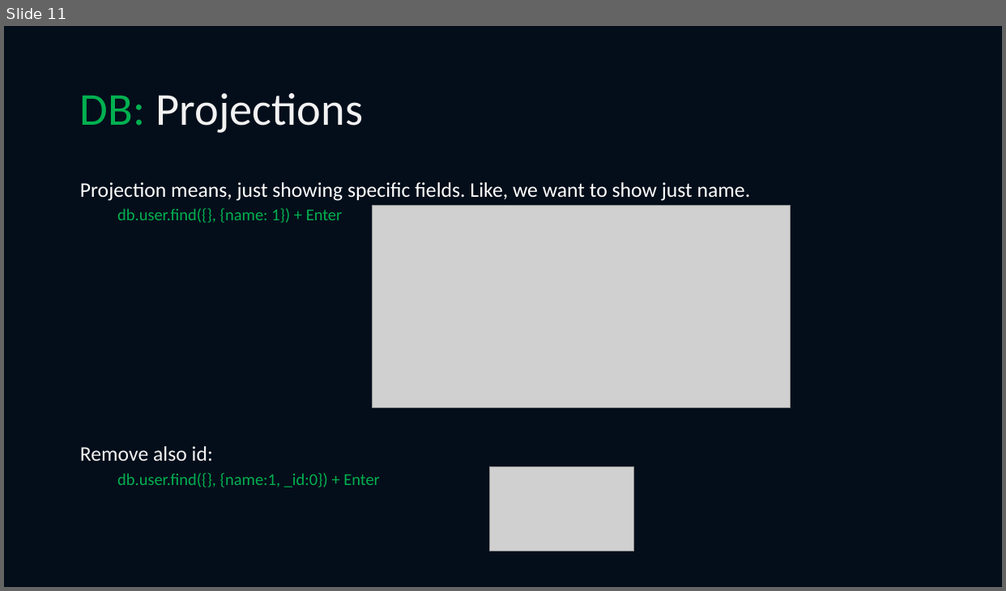
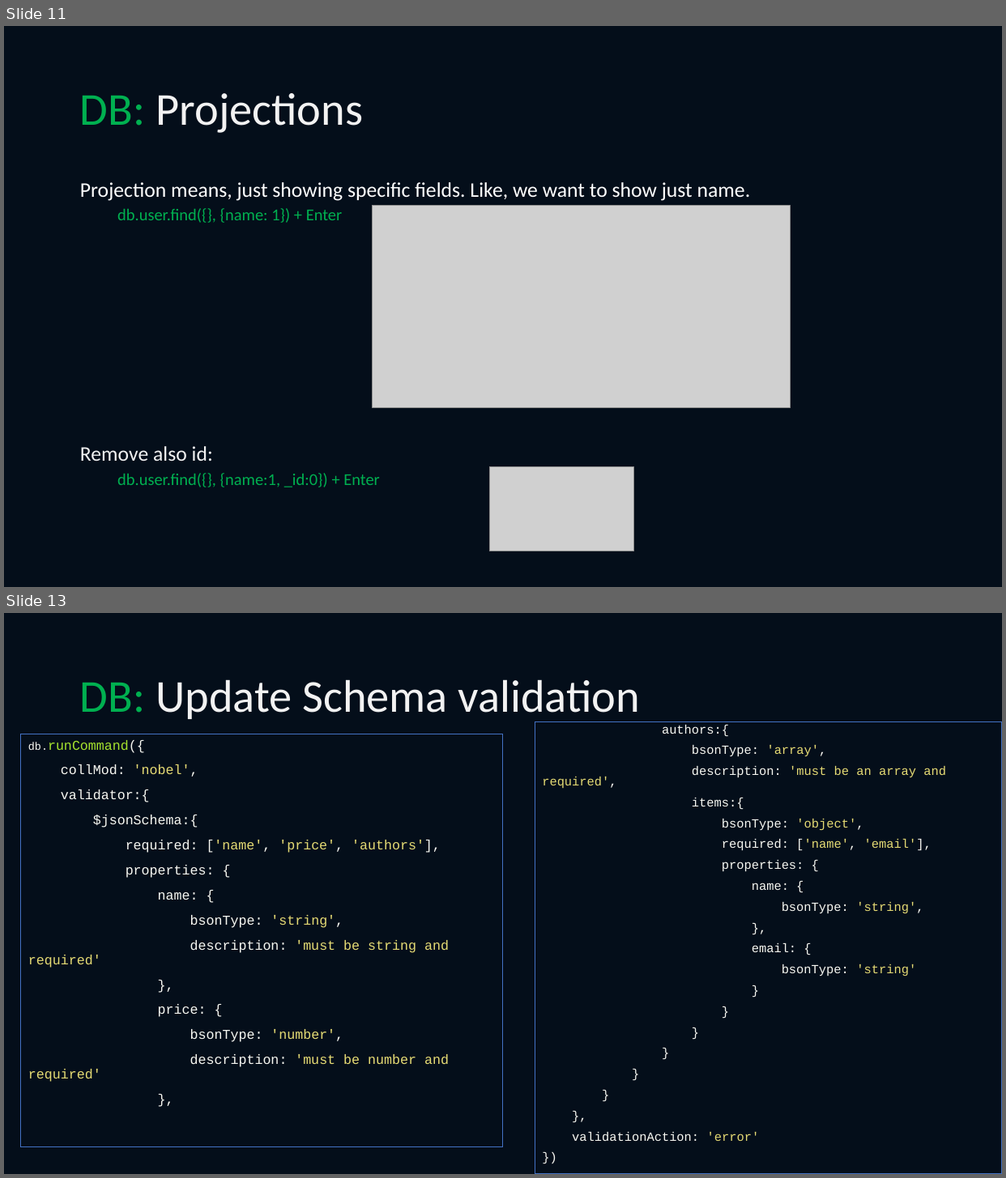
Before and after one commit to noyon674/MongoDB-Tutorial, a slide deck: MongoDB.pptx. Shown one above the other, each under a label of ours: slide 11 before the commit, slides 11 and 13 after it; the slides between them are not shown. The pictures are 1006x591 and 1006x1178 pixels, drawn with LibreOffice and Linux fonts; fonts in the diff are those of the drawing; grey boxes stand for pictures. Boxes give left, top, right and bottom in pixels: in the first picture for what was removed or moved away, otherwise in the second. Text is boxed around its words. In the diff, an @@ line names an element or a change of style, - is before the commit and + after.

Commit message:
schema validation done

```diff
--- a/MongoDB.pptx
+++ b/MongoDB.pptx
@@ slide 13 added at box(4, 613, 1002, 1174), background #040E1A @@
@@ title added at box(80, 679, 641, 722), 44 pt, text #F2F2F2 @@
+DB: Update Schema validation
@@ rectangle added at box(535, 722, 1002, 1174), outline #4472C4 0.75 pt, 12 pt, text #F8F8F2 @@
+authors:{
+bsonType: 'array',
+description: 'must be an array and required',
+items:{
+bsonType: 'object',
+required: ['name', 'email'],
+properties: {
+name: {
+bsonType: 'string',
+},
+email: {
+bsonType: 'string'
+}
+}
+}
+}
+}
+}
+},
+validationAction: 'error'
+})
@@ text added at box(20, 735, 503, 1148), outline #4472C4 0.75 pt, 13 pt, text #F8F8F2 @@
+db.runCommand({
+collMod: 'nobel',
+validator:{
+$jsonSchema:{
+required: ['name', 'price', 'authors'],
+properties: {
+name: {
+bsonType: 'string',
+description: 'must be string and required'
+},
+price: {
+bsonType: 'number',
+description: 'must be number and required'
+},
```
Also in this commit, not shown: 1 other slide added, 1 slide removed, 1 other file.
